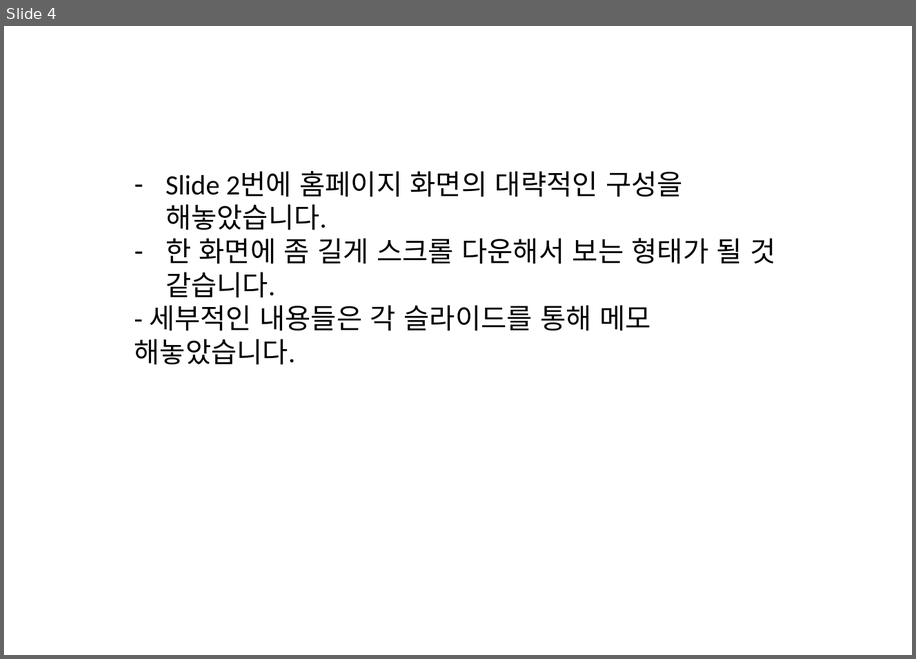
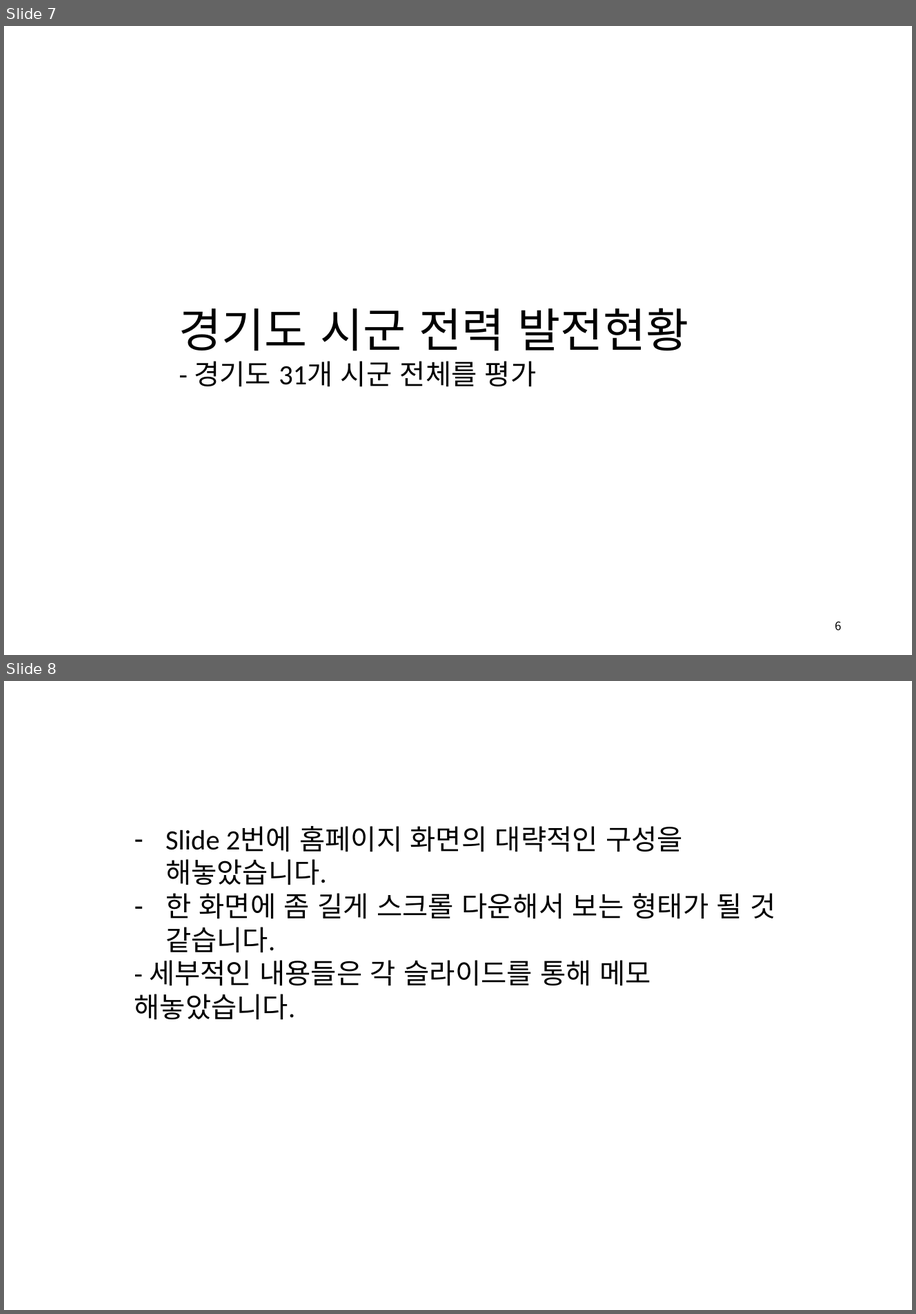
Before and after one commit to meandthey/platForm, a slide deck: 전력공급/전력공급현황_화면구성.pptx. Shown one above the other, each under a label of ours: slide 4 before the commit, slides 7 and 8 after it. The pictures are 916x659 and 916x1314 pixels, drawn with LibreOffice and Linux fonts; fonts in the diff are those of the drawing. Boxes give left, top, right and bottom in pixels: in the first picture for what was removed or moved away, otherwise in the second. Text is boxed around its words. In the diff, an @@ line names an element or a change of style, - is before the commit and + after.

```diff
--- a/전력공급/전력공급현황_화면구성.pptx
+++ b/전력공급/전력공급현황_화면구성.pptx
@@ slide 7 added at <box>4,26,912,655</box>, background #FFFFFF @@
@@ text added at <box>179,308,688,387</box>, 24 pt, text #000000 @@
+경기도 시군 전력 발전현황
+- 경기도 31개 시군 전체를 평가
@@ page number added at <box>835,621,841,630</box>, 10 pt, text #000000 @@
+6
@@ what was slide 4 is now slide 8 @@
```
Also in this commit, not shown: 6 other slides added, 4 slides removed, 3 other files.
